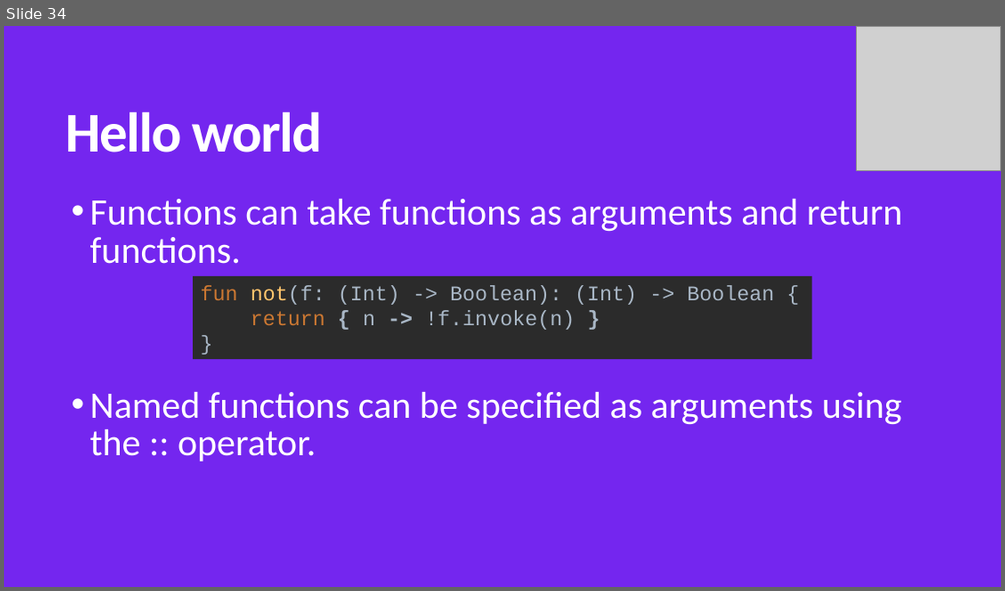
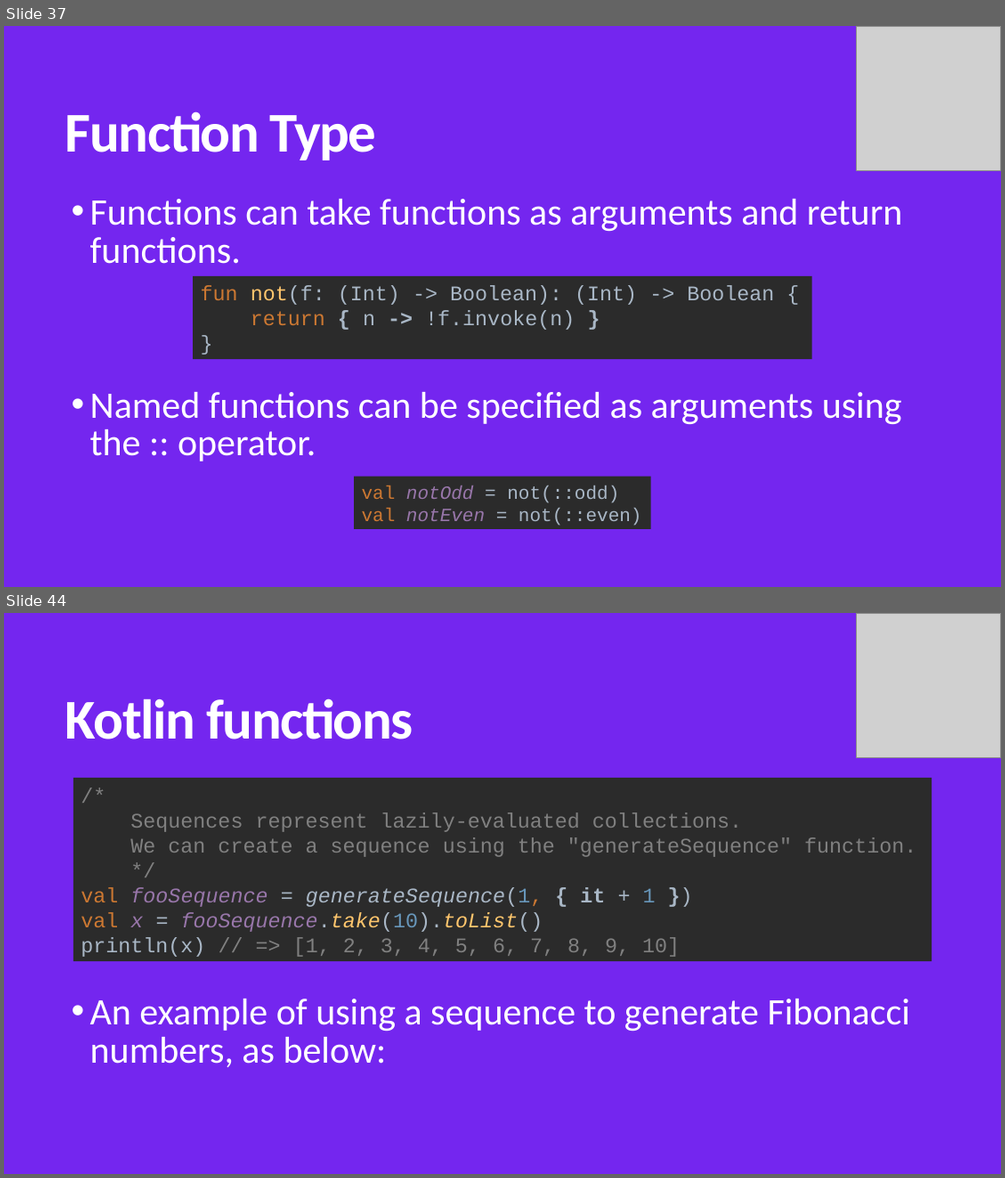
Before and after one commit to MohamedWael/Kotlin-crash-course, a slide deck: kotlin_intro.pptx. Shown one above the other, each under a label of ours: slide 34 before the commit, slides 37 and 44 after it; the slides between them are not shown. The pictures are 1005x591 and 1005x1178 pixels, drawn with LibreOffice and Linux fonts; fonts in the diff are those of the drawing; grey boxes stand for pictures. Boxes give left, top, right and bottom in pixels: in the first picture for what was removed or moved away, otherwise in the second. Text is boxed around its words. In the diff, an @@ line names an element or a change of style, - is before the commit and + after.

```diff
--- a/kotlin_intro.pptx
+++ b/kotlin_intro.pptx
@@ slide 44 added at (4,613,1001,1174), background #7426EF @@
@@ picture added at (857,613,1001,757) @@
@@ title added at (65,698,413,739), 54 pt, text #FFFFFF, bold @@
+Kotlin functions
@@ rectangle added at (73,778,932,962), fill #2B2B2B, 20 pt, text #808080 @@
+/*
+Sequences represent lazily-evaluated collections.
+We can create a sequence using the "generateSequence" function.
+*/
+val fooSequence = generateSequence(1, { it + 1 })
+val x = fooSequence.take(10).toList()
+println(x) // => [1, 2, 3, 4, 5, 6, 7, 8, 9, 10]
@@ text added at (90,998,910,1067), 36 pt, text #FFFFFF @@
+• An example of using a sequence to generate Fibonacci numbers, as below:
@@ what was slide 34 is now slide 37 @@
@@ slide 37 changed as well @@
@@ title at (65,111,376,160): text changed @@
-Hello world
+Function Type
@@ rectangle added at (354,476,651,529), fill #2B2B2B, 18 pt, text #A9B7C6 @@
+val notOdd = not(::odd)
+val notEven = not(::even)
```
Also in this commit, not shown: 15 other slides changed, 28 other slides added, 1 slide removed, 1 other file.
